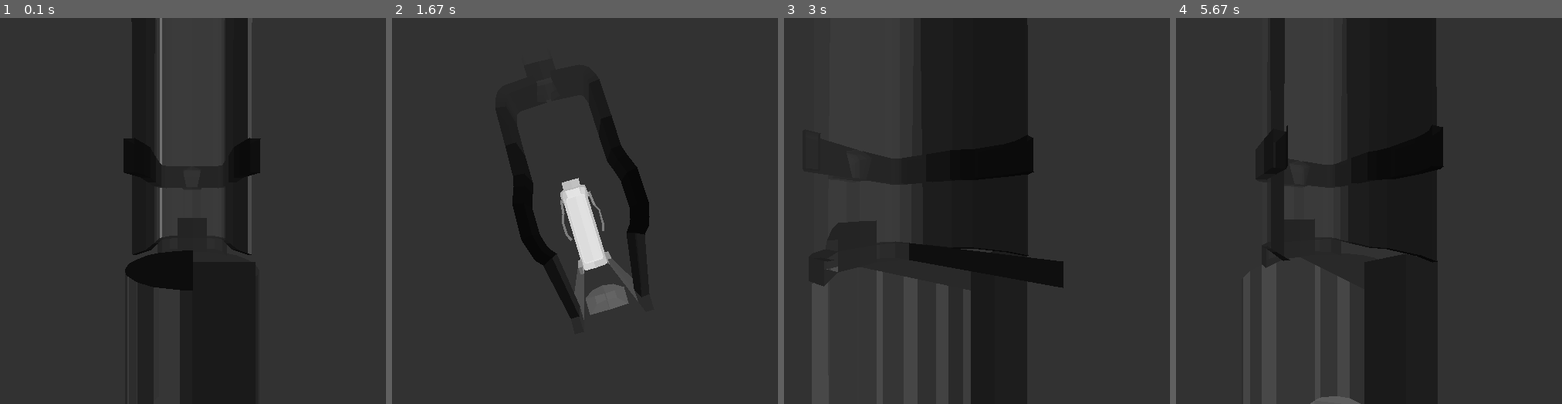
Above: before the commit, frames 1-4 (left to right).
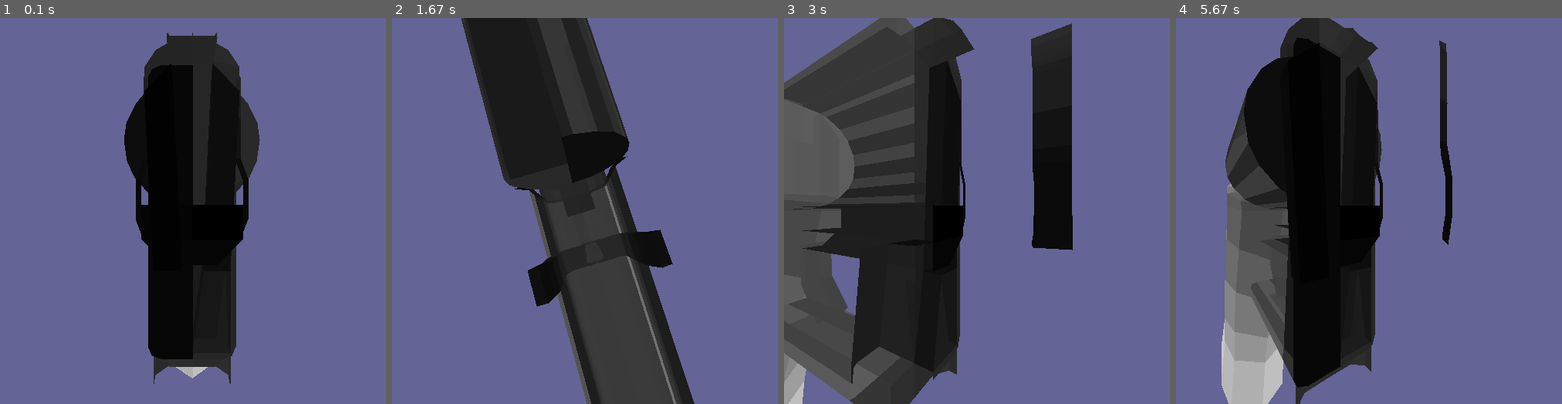
Above: after the commit, the same moments.

Repository: Cuchibambo/Main-Projects
Game: pygame game, started from python/3Dtimes2.py
Two runs of this game, one before a commit and one after it. Both use one fixed random seed, a clock stepped at 60 frames per second and the inputs below.
Inputs:
- Up to frame 1 (0.1 s): no input
- Up to frame 2 (1.67 s): hold Right 0.33-0.8 s; hold Up 0.83-1.3 s; hold Right from 1.33 s (still down)
- Up to frame 3 (3 s): release Right at 1.8 s; hold Left 1.83-2.37 s; hold Down 2.4-2.87 s; hold Left from 2.9 s (still down)
- Up to frame 4 (5.67 s): release Left at 3.37 s; hold Up 3.4-3.87 s; hold Right 3.9-4.53 s; hold Down 4.57-5.03 s; hold Left 5.07-5.53 s; hold Right from 5.57 s (still down)

The runs differ from the first frame. In frame 1, 88% of the frame differs, in the area x 0-100%, y 0-100%; in frame 2, 75%; in frame 3, 70%; in frame 4, 87%.

Commit message:
this is almost it

Diff:
--- a/python/3Dtimes2.py
+++ b/python/3Dtimes2.py
@@ -1,6 +1,7 @@
 from MathScripts import *
 from pythonOBJparser import *
 import pygame
+import random
 
 class Point():
     def __init__(self, pos:tuple):
@@ -9,7 +10,7 @@
 pygame.init()
 width,height = 500, 500
 Surface = pygame.display.set_mode((width,height))
-backgroundColor = (50, 50, 50)
+backgroundColor = (100, 100, 150)
 PointColor = (255, 100, 100)
 pygame.draw.rect(Surface, backgroundColor, pygame.Rect(0, 0, width, height))
 pygame.display.flip()
@@ -25,15 +26,16 @@
 vec2 = NormalizeVector((0,0,1))
 Points = []
 
-OBJImport = r'3DModels\Ultrakill Peircer.obj'
+OBJImport = r"3DModels\Ultrakill Peircer.obj"
 
 PointsVertexPos = GetVerteciesFromOBJ(OBJImport,1)
 Faces = GetFacesFromOBJ(OBJImport)
 
 for i in range(len(Faces)):
-    Faces[i] = [Faces[i],0]
+    Faces[i] = [Faces[i],0,0]
 
 for pos in PointsVertexPos:
+    pos = X_RotationMatrix(pos,3.14/2) # rotate imported 3D model
     Points.append(Point(pos))
 
 FPS = 120
@@ -42,7 +44,7 @@
 MovementVector = (0, 0, 0)
 RotationVector = (0, 0, 0)
 isZpressed, isSpressed, isQpressed, isDpressed, isLEFTpressed, isRIGHTpressed, isUPpressed, isDOWNpressed, isSPACEpressed, isSHIFTpressed = 0, 0, 0, 0, 0, 0, 0, 0, 0, 0
-X_Rotation, Z_Rotation = 0, 0
+X_Rotation, Z_Rotation = 0.0001, 0
 clock = pygame.time.Clock()
 
 running = True
@@ -176,7 +178,7 @@
                                                     CenteredPointsPos[Faces[i][0][2]-1][1]]),
                                             Average([CenteredPointsPos[Faces[i][0][0]-1][2],
                                                     CenteredPointsPos[Faces[i][0][1]-1][2],
-                                                    CenteredPointsPos[Faces[i][0][2]-1][2]]),))]
+                                                    CenteredPointsPos[Faces[i][0][2]-1][2]]),)),Faces[i][2]]
 
     Faces.sort(key= lambda x : x[1], reverse=True)
 
@@ -187,19 +189,21 @@
     #         pass
 
     for face in Faces:
-        FaceColor = int(ChangeRange(face[1],Faces[-1][1],Faces[0][1],0,255))
-        if FaceColor > 255:
-            FaceColor = 255
-        elif FaceColor < 0:
-            FaceColor = 0
+        Value = ChangeRange(face[1],Faces[-1][1],Faces[0][1],0,255)
+        # print(face[1],Faces[-1][1],Faces[0][1],Value)
+        if Value > 255:
+            Value = 255
+        elif Value < 0:
+            Value = 0
+
+        FaceColor = Convert_HSV_to_RGB((face[2],0,Value/255))
+
         try:
             PointsToDraw = []
             for i in range(len(face[0])):
                 PointsToDraw.append(PointsPos[face[0][i]-1])
-            pygame.draw.polygon(Surface, (FaceColor, FaceColor, FaceColor), tuple(PointsToDraw))
+            pygame.draw.polygon(Surface, FaceColor, tuple(PointsToDraw))
         except:
             pass
 
     pygame.display.flip()
-
- # TODO Allow for faces connected to more than 3 verts
--- a/python/MathScripts.py
+++ b/python/MathScripts.py
@@ -122,7 +122,7 @@
 
 
 def ChangeRange(x:float,min1:float,max1:float,min2:float,max2:float) -> float:
-    return (((x-min1)*(max2-min2))/(max1-min1))+min1
+    return (((x-min1)/(max1-min1))*(max2-min2))+min1
 
 def X_RotationMatrix(vec:tuple,angle:float) -> tuple:
     rotatedVec = (
@@ -153,3 +153,55 @@
     for num in data:
         sum += num
     return sum/len(data)
+
+def Convert_HSV_to_RGB(color:tuple) -> tuple:
+    H = color[0]
+    S = color[1]
+    V = color[2]
+    # H in degrees
+    # S in 0-1
+    # V in 0-1
+    hR, hG, hB = 0, 0, 0
+    H = H%360
+    if H >= 0 and H < 60:
+        hR = 1
+        hG = H/60
+        hB = 0
+    elif H >= 60 and H < 120:
+        hR = (-H/60)+2
+        hG = 1
+        hB = 0
+    elif H >= 120 and H < 180:
+        hR = 0
+        hG = 1
+        hB = (H/60)-2
+    elif H >= 180 and H < 240:
+        hR = 0
+        hG = (-H/60)+4
+        hB = 1
+    elif H >= 240 and H < 300:
+        hR = (H/60)-4
+        hG = 0
+        hB = 1
+    elif H >= 300 and H < 360:
+        hR = 1
+        hG = 0
+        hB = (-H/60)+6
+
+    R = hR+1-S
+    G = hG+1-S
+    B = hB+1-S
+    if R>1: R=1
+    if G>1: G=1
+    if B>1: B=1
+    R = R*V
+    G = G*V
+    B = B*V
+    return (int(R*255),int(G*255),int(B*255))
+
+def Clamp(x:float,rangeUp:float,rangeDown:float) -> float:
+    if x > rangeUp:
+        x = rangeUp
+    elif x < rangeDown:
+        x = rangeDown
+    return x
